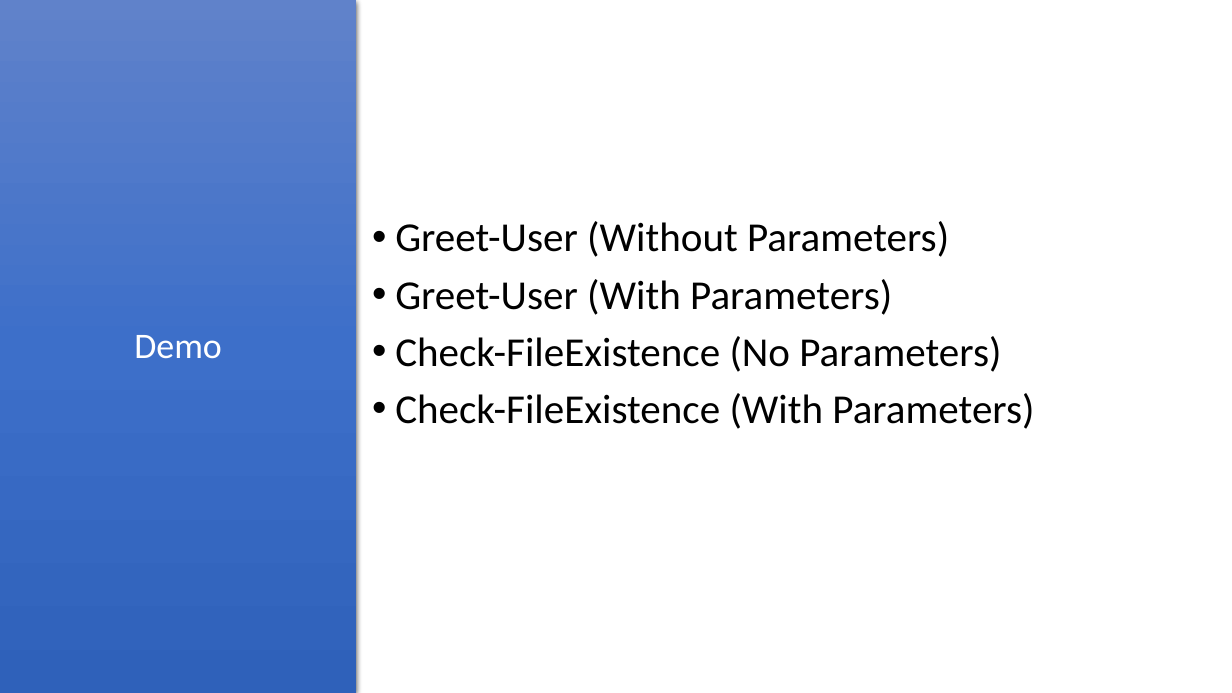
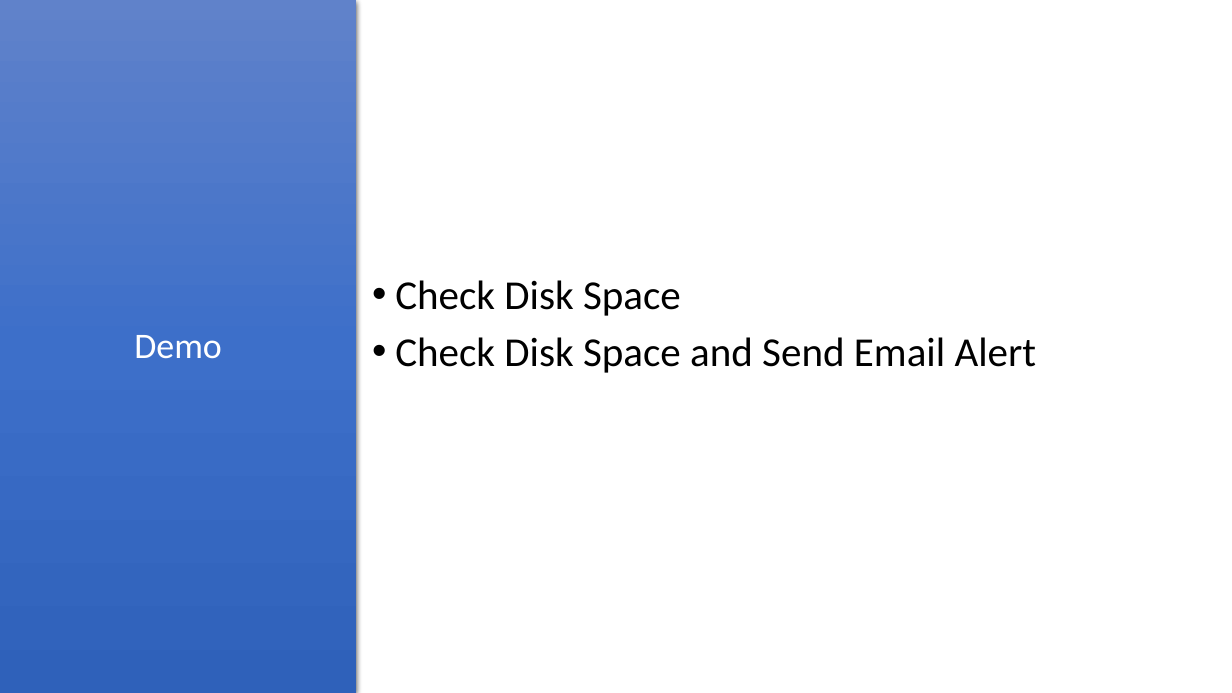
Before and after one commit to PSRITPro/my-learning-journal, a slide deck: slide 6 of PowerShell/Day10-Control Flow/PowerShell.pptx. Drawn at 1232x693 pixels with LibreOffice and Linux fonts; fonts in the diff are those of the drawing. Boxes give left, top, right and bottom in pixels: in the first picture for what was removed or moved away, otherwise in the second. Text is boxed around its words. In the diff, an @@ line names an element or a change of style, - is before the commit and + after.

```diff
--- a/PowerShell/Day10-Control Flow/PowerShell.pptx
+++ b/PowerShell/Day10-Control Flow/PowerShell.pptx
@@ text at (x1=395, y1=280, x2=1037, y2=373): text changed @@
-• Greet-User (Without Parameters)
-• Greet-User (With Parameters)
-• Check-FileExistence (No Parameters)
-• Check-FileExistence (With Parameters)
+• Check Disk Space
+• Check Disk Space and Send Email Alert
```
Also in this commit, not shown: 1 other slide changed, 1 slide removed, 3 other files.
